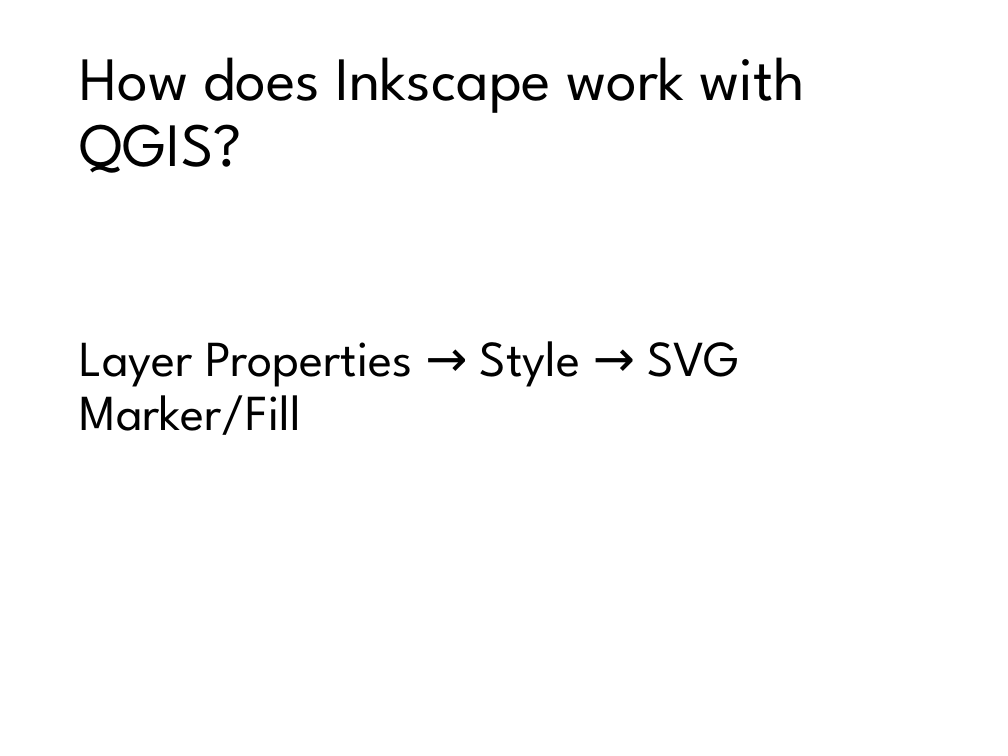
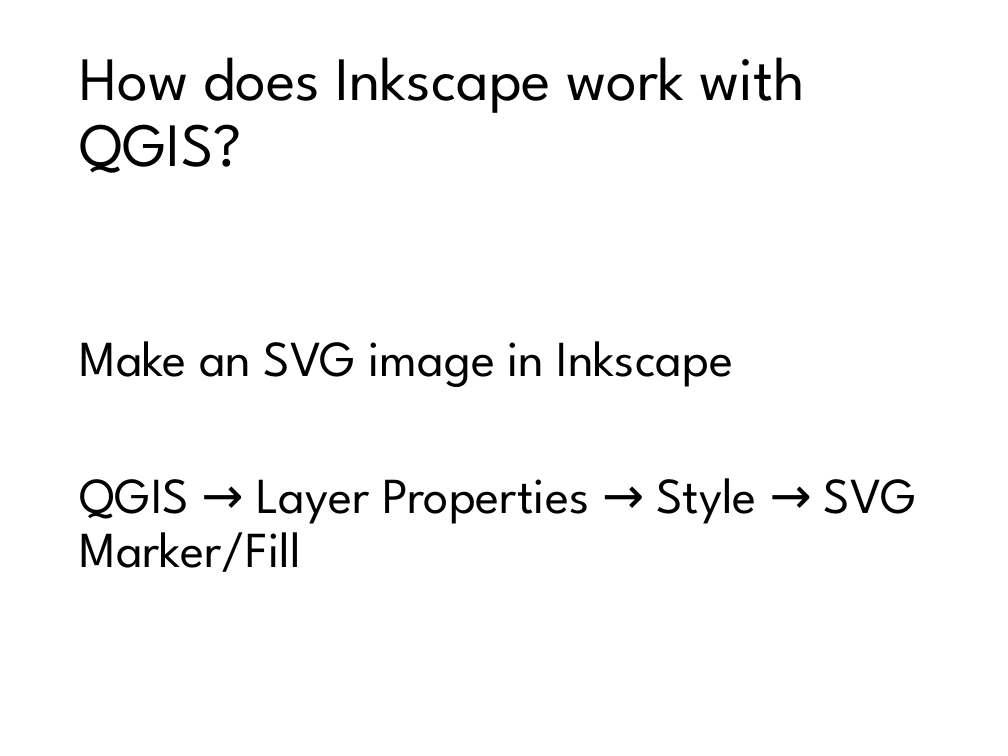
Before and after one commit to MicheleTobias/OpenSourceCartography, a slide deck: slide 7 of MichelesPrepFiles/Talk/Slides/Custom QGIS Symbols with Inkscape.pptx. Drawn at 1008x756 pixels with LibreOffice and Linux fonts; fonts in the diff are those of the drawing; background and template pictures are left out. Boxes give left, top, right and bottom in pixels: in the first picture for what was removed or moved away, otherwise in the second. Text is boxed around its words. In the diff, an @@ line names an element or a change of style, - is before the commit and + after.

```diff
--- a/MichelesPrepFiles/Talk/Slides/Custom QGIS Symbols with Inkscape.pptx
+++ b/MichelesPrepFiles/Talk/Slides/Custom QGIS Symbols with Inkscape.pptx
@@ text at <box>79,341,916,572</box>: text changed @@
-Layer Properties → Style → SVG Marker/Fill
+Make an SVG image in Inkscape
+QGIS → Layer Properties → Style → SVG Marker/Fill
```
Also in this commit, not shown: 2 other files.
